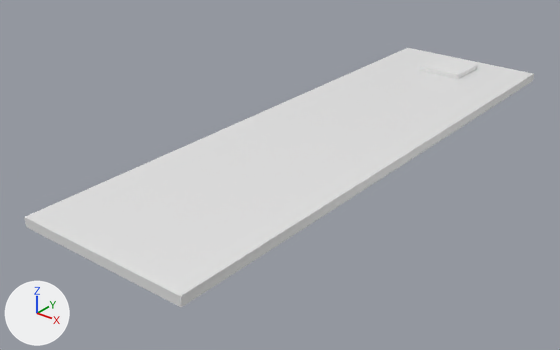
One commit to the Blender file final-project/opening_scene.blend: the scene before it, then after it.
Both versions are drawn from a camera (50 mm lens) standing at (899.0, -1275.0, 638.0) and looking at (-58.0, -78.0, -104.0). Arrows for +X, +Y and +Z are at lower left; the lights stay in place.

The first picture shows 'obj_box_ground', 'obj_box_test'.
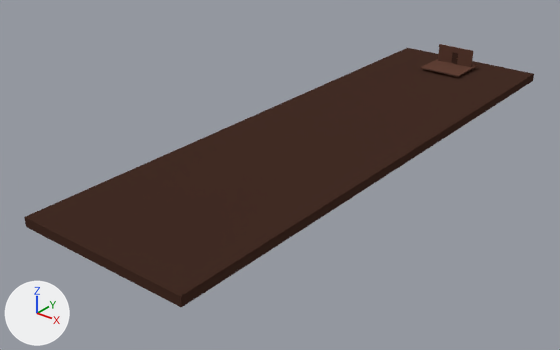
The edits, one by one:
Material 'dark brown' (mat_dark_brown) is new.
Its base color is (0.0578, 0.027, 0.0192) (brown #442e26).
Its roughness is 0.4.
Material 'brown' (mat_brown) is new.
Its base color is (0.119, 0.0531, 0.0368) (brown #614136).
Its roughness is 0.4.
me_cube has 8 vertices, 6 faces and spans x -1.0..1.0, y -1.0..1.0, z -1.0..1.0.
me_cube no longer uses material mat_material (white #e7e7e7).
me_cube now uses material mat_dark_brown (brown #442e26).
Mesh me_cube_002 is new.
It is a box spanning x -1.0..1.0, y -1.0..1.0, z -1.0..1.0.
It uses material mat_dark_brown (brown #442e26).
Mesh me_cube_007 is new.
It is a box spanning x -1.0..1.0, y -1.0..1.0, z -1.0..1.0.
It uses material mat_brown (brown #614136).
Mesh me_cube_006 is new.
It is a box spanning x -1.0..1.0, y -1.0..1.0, z -1.0..1.0.
It uses material mat_brown (brown #614136).
Object 'obj_box_test' (ob_obj_box_test) now shows me_cube_002 instead of me_cube_001.
Object 'obj_box_test' (ob_obj_box_test) moves from (0.0, 576.0, -13.0) to (0.0, 607.0, 6.0).
Object 'obj_box_test' (ob_obj_box_test) is rescaled from (55.8, 55.8, 5.78) to (8.57, 1.16, 15.5).
Object 'obj_box_wall_l' (ob_obj_box_wall_l) is new; it shows me_cube_007.
Its location is (-29.0, 607.0, 13.0).
Its scale is (20.5, 1.94, 22.5).
Object 'obj_box_wall_r' (ob_obj_box_wall_r) is new; it shows me_cube_006.
Its location is (29.0, 607.0, 13.0).
Its scale is (20.5, 1.94, 22.5).

Pixel boxes [x1, y1, x2, y2] of what changed, in the pictures (560 x 350 px):
'obj_box_ground', recoloured (white to brown): [24, 48, 534, 307] in both
'obj_box_test', recoloured, reshaped, moved, rescaled (88% narrower, 48% shorter): before [420, 57, 478, 79]; after [452, 53, 458, 64]
'obj_box_patio', now drawn (brown): after [420, 59, 478, 77]
'obj_box_wall_r', added: after [457, 48, 473, 67]
'obj_box_wall_l', added: after [438, 44, 453, 63]
